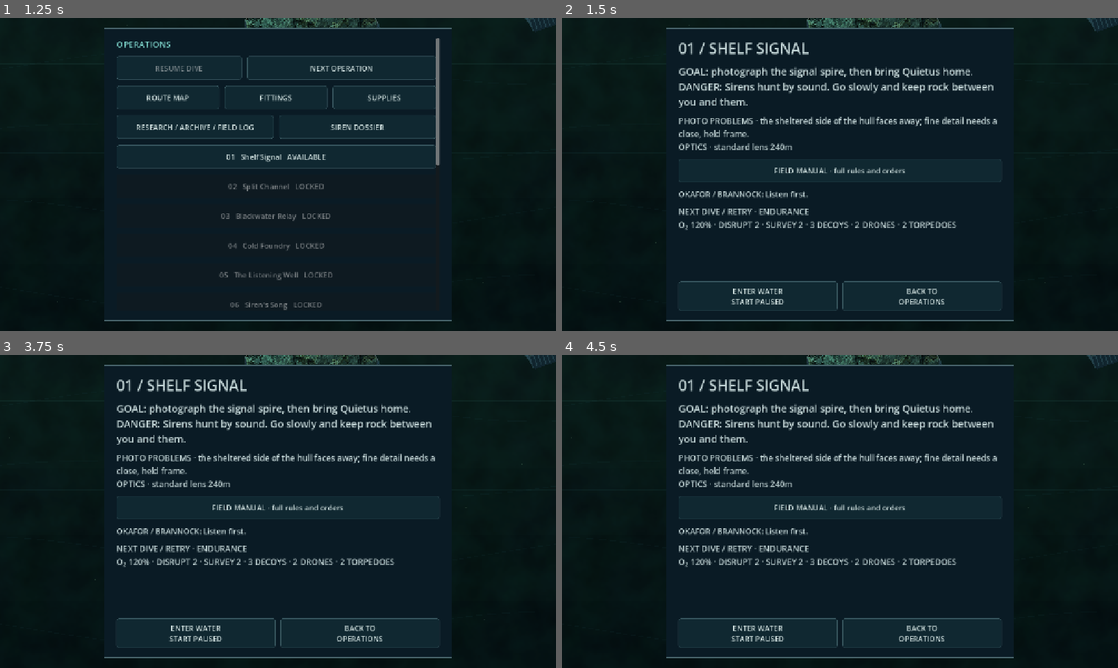
Above: before the commit, frames 1-4 (two rows, left to right).
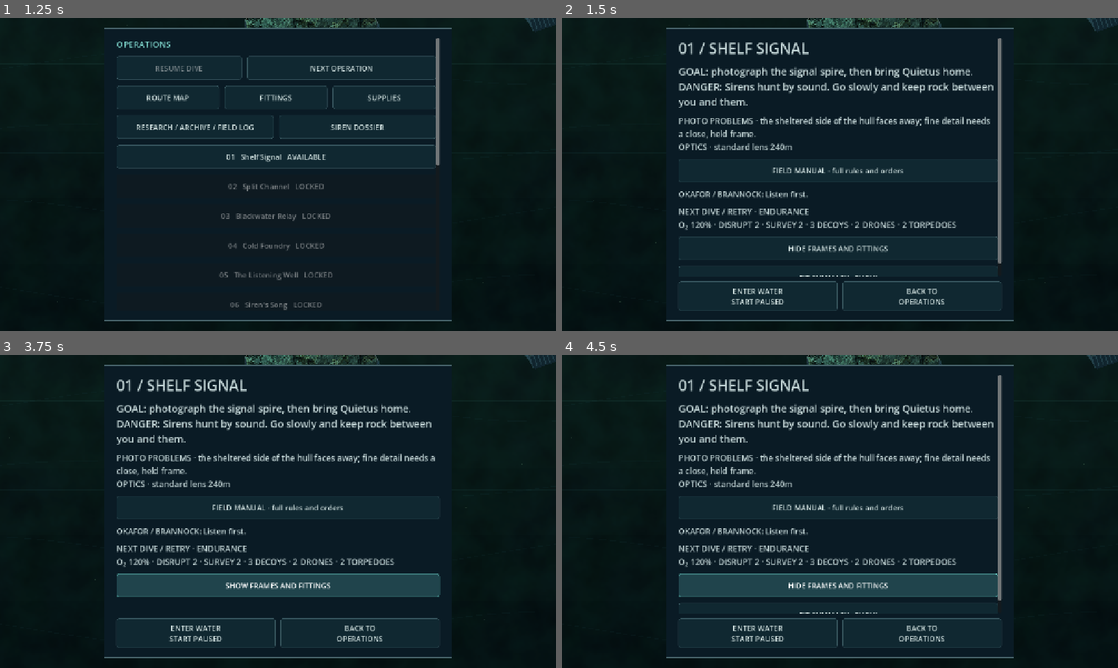
Above: after the commit, the same moments.

Repository: pemunson90-cmd/Siren-s-Song
Game: Godot game, scene res://scenes/main.tscn
The game is run twice, just before and just after one commit, with the same random seed, the same clock (stepped at 60 frames per second) and the same inputs. Sound files missing from this copy of the repository are replaced by a short silence.
Inputs (mouse positions are in pixels of both pictures, inside the frame that each line leads up to):
- Up to frame 1 (1.25 s): click "START GAME" at 0.5 s
- Up to frame 2 (1.5 s): click "NEXT OPERATION" at 1.25 s
- Up to frame 3 (3.75 s): click "FIELD MANUAL · full rules and…" at 2 s; click "BACK TO BRIEFING" at 2.75 s; click (278, 586) at 3.5 s, where only the run after the commit has a clickable "HIDE FRAMES AND FITTINGS"
- Up to frame 4 (4.5 s): click (840, 586) at 4.25 s, where only the run after the commit has a clickable "SHOW FRAMES AND FITTINGS"

Frame 1 is identical in both runs. In frame 2, 1.5% of the frame differs, in the area x 21-79%, y 6-83%; in frame 3, 4.4%; in frame 4, 5.3%.

Commit message:
Keep opening fit guidance concise
Move the detailed craft-fit summary behind an optional briefing action while preserving all fit data and onboarding assertions.

Diff:
--- a/game/src/presentation/fit_surface/fit_surface_view.gd
+++ b/game/src/presentation/fit_surface/fit_surface_view.gd
@@ -63,7 +63,13 @@
    buttons.append(button)
    main._menu_text("%s\nCOST · %s"%[row.benefit,row.cost],14)
  return buttons
-# Compact fit summary for the briefing; the tabbed list below it holds the detail.
+# Optional fit summary keeps the opening briefing focused; fitting rows hold the detail.
 static func summary(main,context:Dictionary)->void:
- if not Table.enabled or Equipment.rows(context).is_empty():return
- main._menu_text(Model.summary(context),14)
+ if not Table.enabled:return
+ var detail=[]
+ main._button(main.panel_box,"FIT SUMMARY · SHOW",func():
+  if not detail.is_empty() and is_instance_valid(detail[0]):
+   detail[0].queue_free();detail.clear()
+  else:
+   detail.append(main._menu_text(Model.summary(context),14))
+  ,"fit_summary")
--- a/game/src/presentation/flow/campaign_flow.gd
+++ b/game/src/presentation/flow/campaign_flow.gd
@@ -99,9 +99,10 @@
 	var fit_start=host.panel_box.get_child_count()
 	if not host._campaign_pristine() and not EconomyPanel.briefing_line(host).is_empty():host._menu_text(EconomyPanel.briefing_line(host),14)
 	host._menu_text("NEXT DIVE / RETRY · %s\nO₂ %d%% · DISRUPT %d · SURVEY %d · %s"%[host.upgrade.to_upper(),stock[0],stock[1],stock[2],FitSurfaceModel.stock_text(host.upgrade,not host._campaign_pristine())],17)
-	FitSurface.summary(host,host._equipment_context())
 	# Frames open after the first dive; recovered fittings appear once earned. A toggle folds them away.
 	if not compact:fit_start=host.panel_box.get_child_count()
+	# Keep the first briefing focused; fit details stay available in its existing optional fold.
+	FitSurface.summary(host,host._equipment_context())
 	var fold_control:Button=null
 	if 0 in host.completed or not host._equipment_entitlements().is_empty():preload("res://src/presentation/equipment_context.gd").loadout(host,host._equipment_context().slots,func(key,id):host._choose_equipment(key,id,index))
 	if not host._equipment_entitlements().is_empty():FitSurface.fitting(host,host._equipment_context(),func(slot,item):host._choose_equipment(slot,item,index),func():host._briefing(index))
--- a/game/tests/fit_surface_ui_tests.gd
+++ b/game/tests/fit_surface_ui_tests.gd
@@ -59,7 +59,10 @@
   await android_back();check(game.screen=="menu","Android Back leaves Fittings "+label)
  game._briefing(0);await settle()
  var texts=game.panel_box.find_children("*","Label",true,false).map(func(l):return l.text)
- check(texts.any(func(t):return "FITTED" in t and "POWER" in t),"briefing carries the compact fit summary "+label)
+ check(button(game,"fit_summary")!=null and not texts.any(func(t):return "FITTED" in t and "POWER" in t),"opening briefing keeps fit summary optional "+label)
+ if await press(game,"fit_summary"):
+  texts=game.panel_box.find_children("*","Label",true,false).map(func(l):return l.text)
+  check(texts.any(func(t):return "FITTED" in t and "POWER" in t),"fit summary help reveals current craft details "+label)
  check(texts.any(func(t):return "DECOYS" in t and "TORPEDOES" in t),"briefing supplies line comes from the tool table "+label)
  game.queue_free();await settle()
  Settings.apply({})
Not shown, changed: docs/MODULES.md
Not shown, changed: docs/RESUME.md
